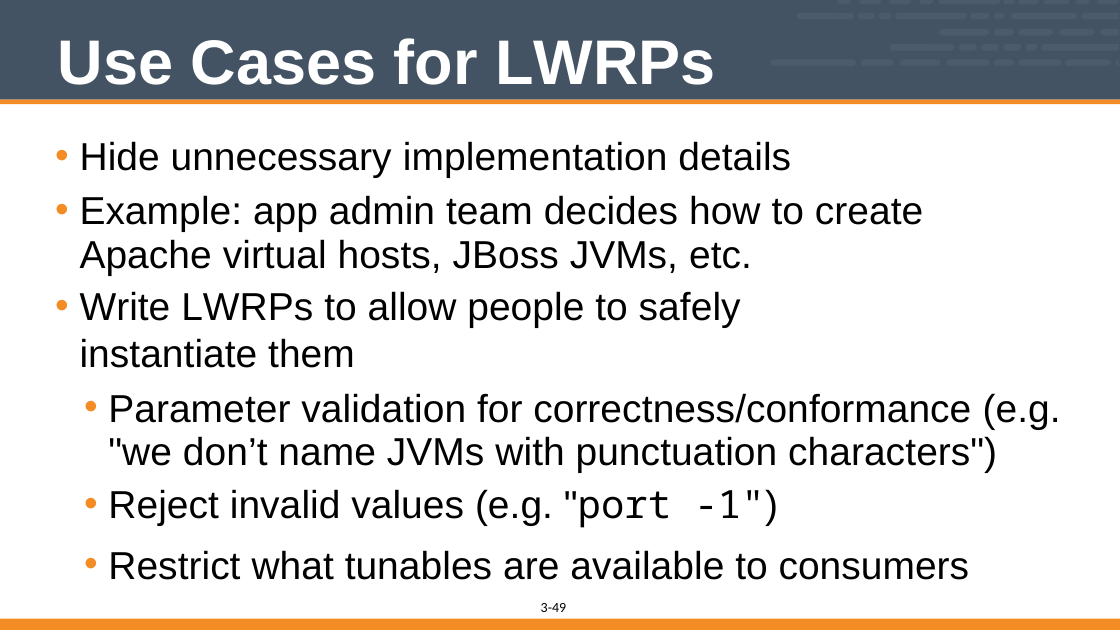
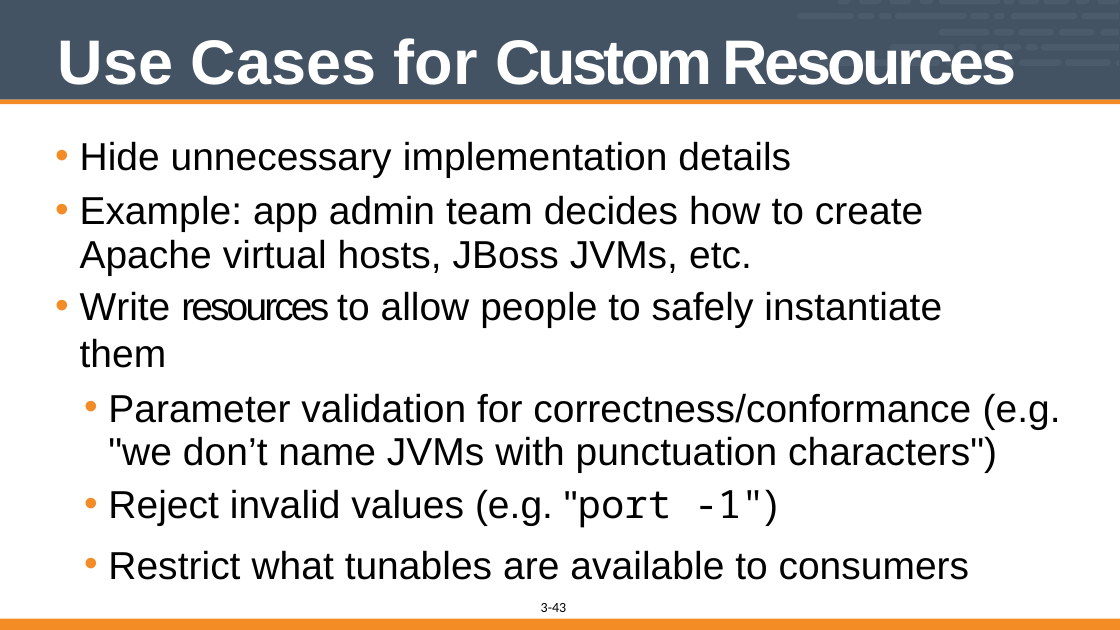
Before and after one commit to vinyar/chef-intermediate, a slide deck: slide 43 of 03-building_custom_resources.pptx (slide 49 before the commit). Drawn at 1120x630 pixels with LibreOffice and Linux fonts; fonts in the diff are those of the drawing. Boxes give left, top, right and bottom in pixels: in the first picture for what was removed or moved away, otherwise in the second. Text is boxed around its words. In the diff, an @@ line names an element or a change of style, - is before the commit and + after.

Commit message:
add support for new resource

```diff
--- a/03-building_custom_resources.pptx
+++ b/03-building_custom_resources.pptx
@@ title at [58, 38, 1017, 85]: text changed @@
-Use Cases for LWRPs
+Use Cases for Custom Resources
@@ text at [80, 291, 942, 368]: text changed @@
-• Write LWRPs to allow people to safely instantiate them
+• Write resources to allow people to safely instantiate them
@@ page number at [552, 603, 566, 612]: text changed @@
-49
+43
```
Also in this commit, not shown: 18 other slides changed, 6 slides removed, 1 other file.
